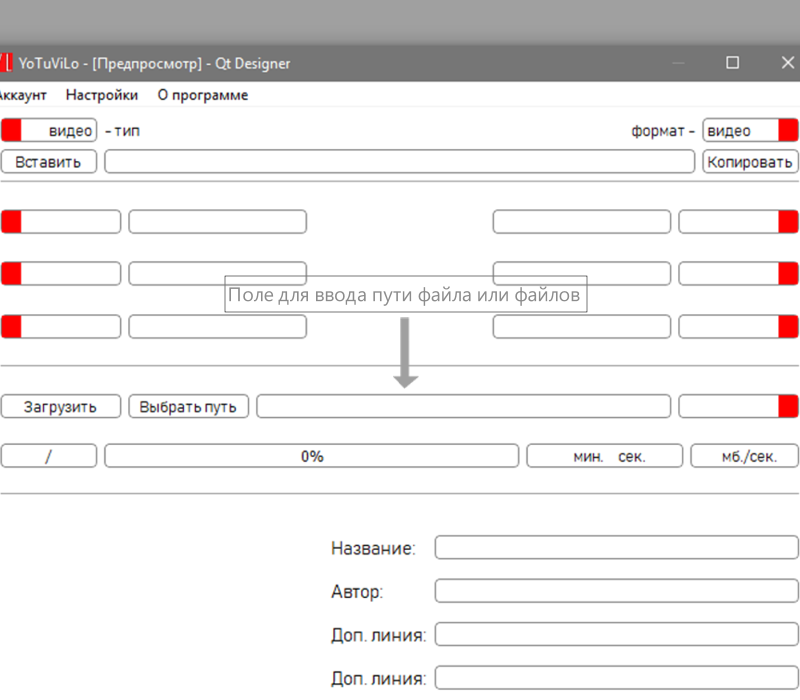
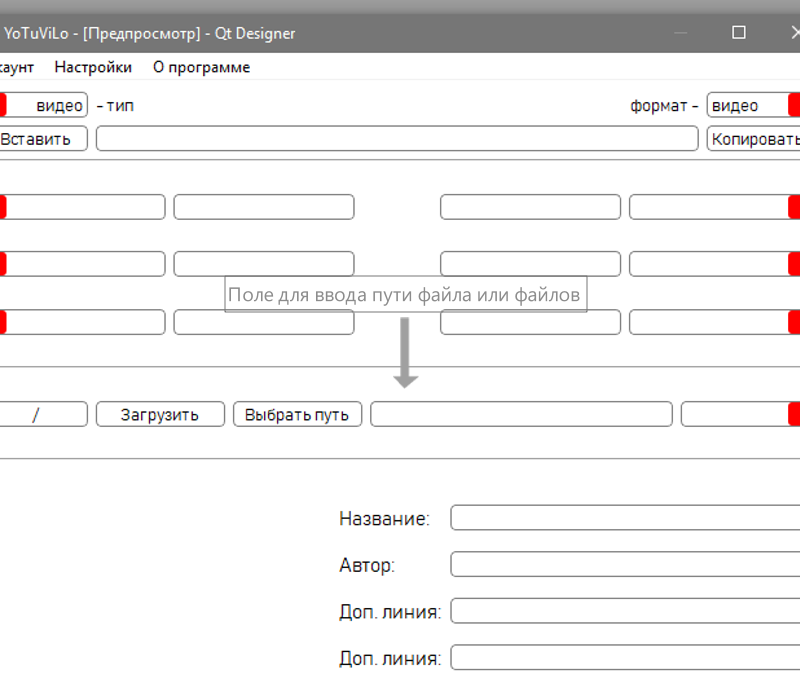
Layered file, before and after one edit (800x700). Changes by layer:
added layer "Обычный слой 1 (вставлено)" above "Фон" over [0,0,800,691]
painted on "Фон" (1st of 2) over [0,0,800,691]
